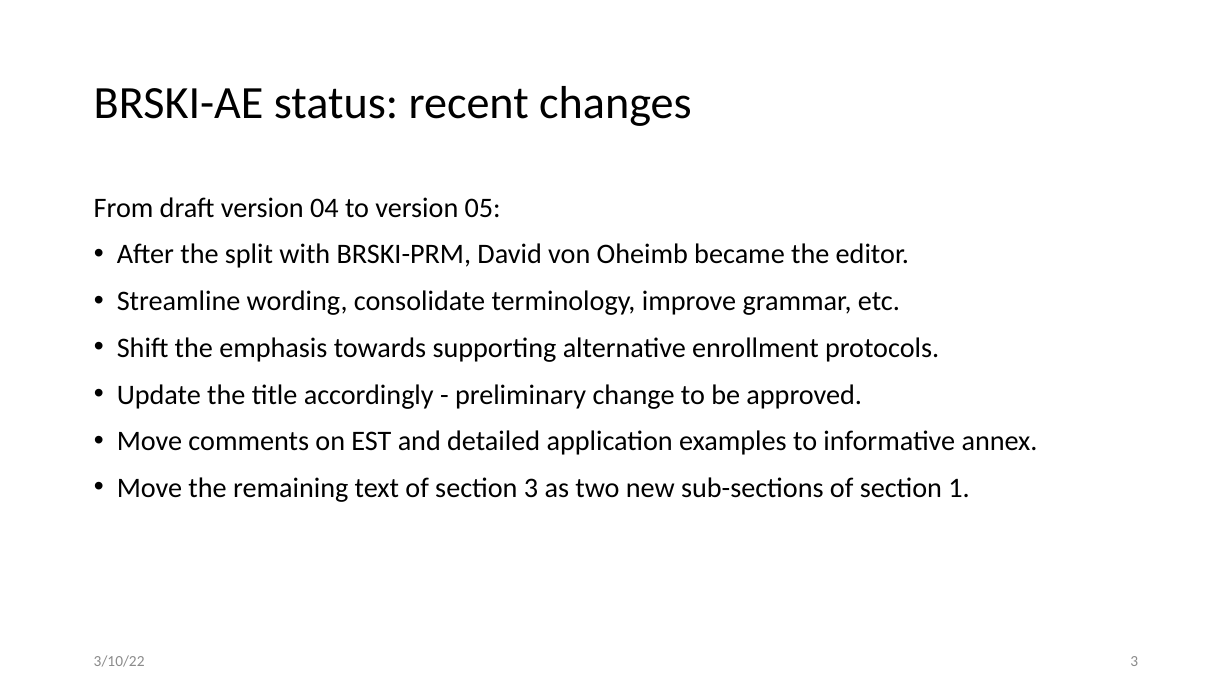
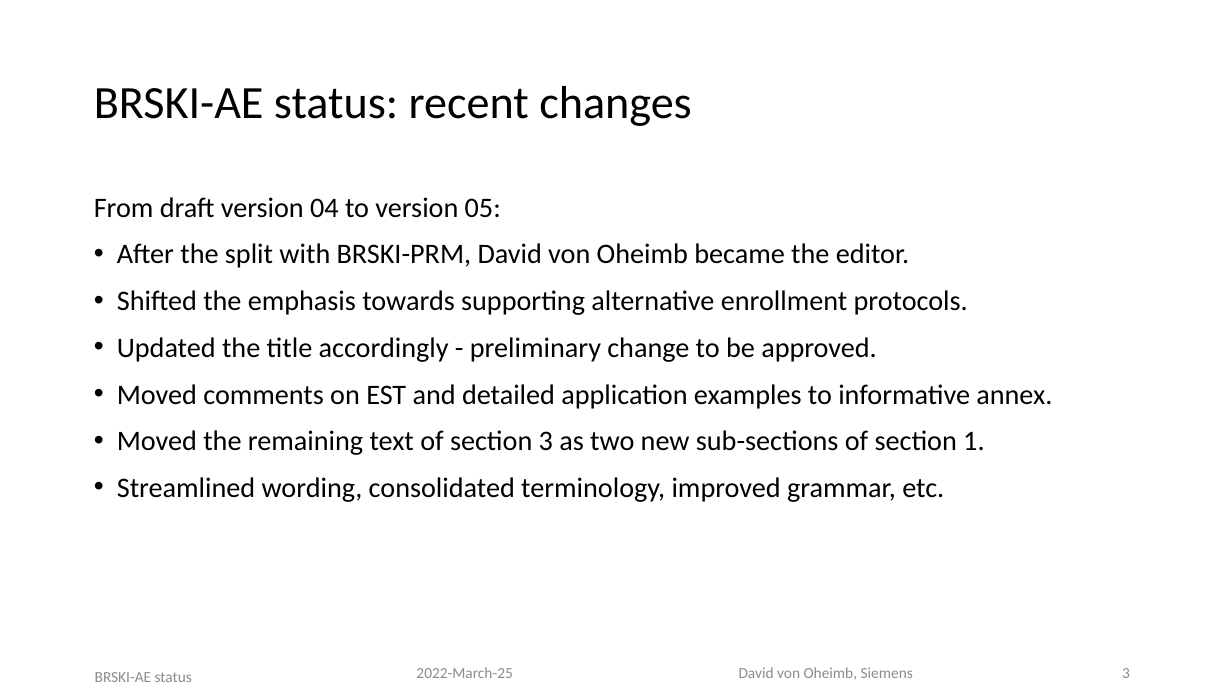
Before and after one commit to anima-wg/anima-brski-ae, a slide deck: slide 3 of presentations/slides-113-BRSKI-AE.pptx. Drawn at 1232x693 pixels with LibreOffice and Linux fonts; fonts in the diff are those of the drawing. Boxes give left, top, right and bottom in pixels: in the first picture for what was removed or moved away, otherwise in the second. Text is boxed around its words. In the diff, an @@ line names an element or a change of style, - is before the commit and + after.

```diff
--- a/presentations/slides-113-BRSKI-AE.pptx
+++ b/presentations/slides-113-BRSKI-AE.pptx
@@ text at [117, 290, 1052, 502]: text changed @@
-• Streamline wording, consolidate terminology, improve grammar, etc.
-• Shift the emphasis towards supporting alternative enrollment protocols.
-• Update the title accordingly - preliminary change to be approved.
-• Move comments on EST and detailed application examples to informative annex.
-• Move the remaining text of section 3 as two new sub-sections of section 1.
+• Shifted the emphasis towards supporting alternative enrollment protocols.
+• Updated the title accordingly - preliminary change to be approved.
+• Moved comments on EST and detailed application examples to informative annex.
+• Moved the remaining text of section 3 as two new sub-sections of section 1.
+• Streamlined wording, consolidated terminology, improved grammar, etc.
@@ text removed at [94, 655, 145, 667] @@
-3/10/22
@@ page number removed at [1130, 656, 1138, 666] @@
-3
@@ text added at [95, 672, 192, 682], 12 pt, text #8B8B8B @@
+BRSKI-AE status
@@ text added at [416, 667, 512, 678], 12 pt, text #8B8B8B @@
+2022-March-25
@@ text added at [739, 667, 913, 680], 12 pt, text #8B8B8B @@
+David von Oheimb, Siemens
@@ page number added at [1122, 668, 1130, 678], 12 pt, text #8B8B8B @@
+3
```
Also in this commit, not shown: 2 other slides changed.
